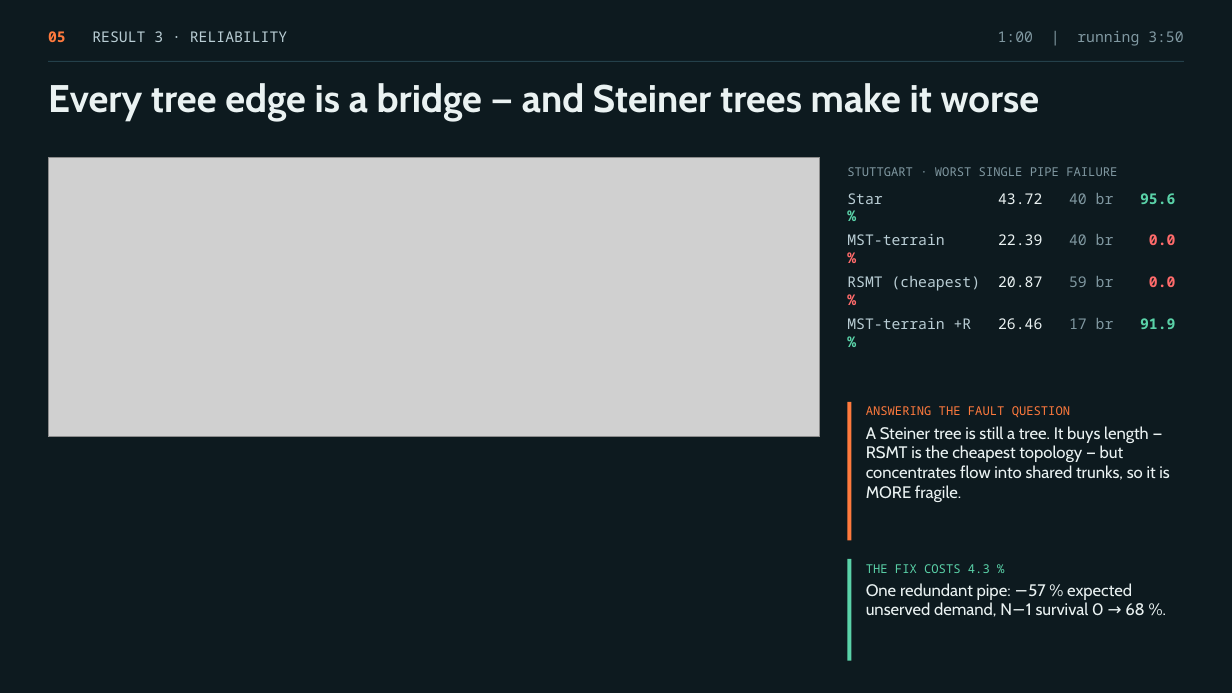
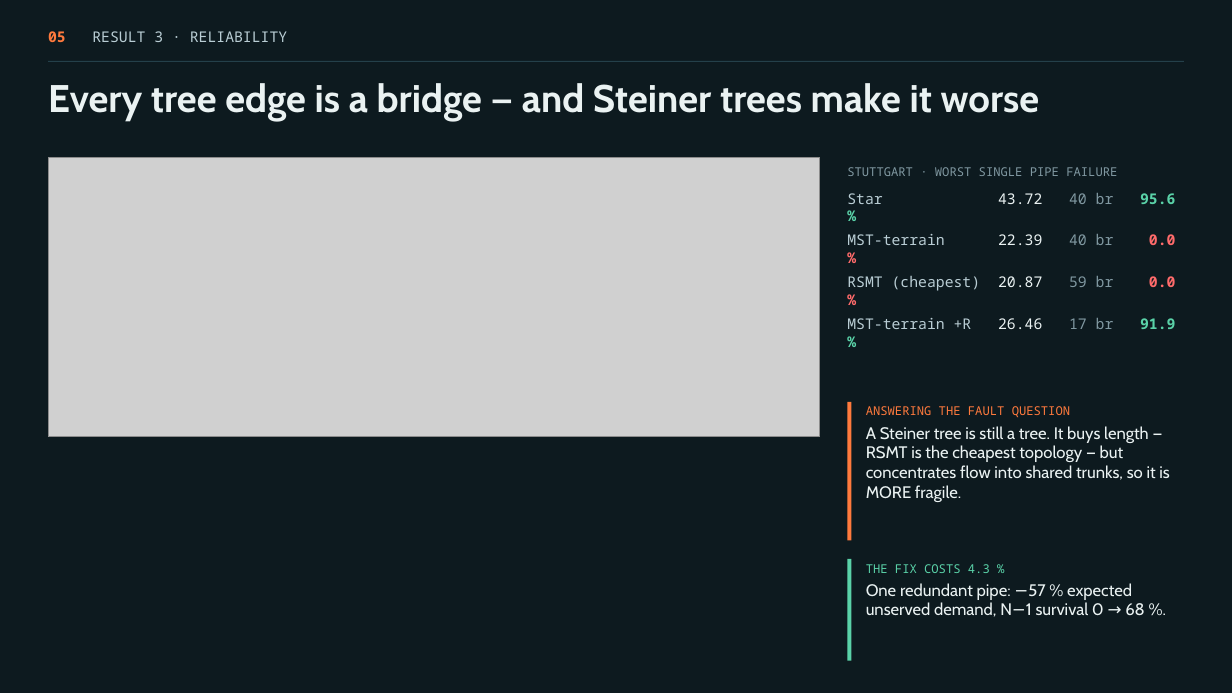
Before and after one commit to uday338/heat-distribution-optimization-using-MST, a slide deck: slide 5 of build/CLL798_prelim_5min.pptx. Drawn at 1232x693 pixels with LibreOffice and Linux fonts; fonts in the diff are those of the drawing; grey boxes stand for pictures. Boxes give left, top, right and bottom in pixels: in the first picture for what was removed or moved away, otherwise in the second. Text is boxed around its words. In the diff, an @@ line names an element or a change of style, - is before the commit and + after.

```diff
--- a/build/CLL798_prelim_5min.pptx
+++ b/build/CLL798_prelim_5min.pptx
@@ text removed at bbox=[998, 31, 1183, 46] @@
-1:00 | running 3:50
```
Also in this commit, not shown: 5 other slides changed, 2 other files.
